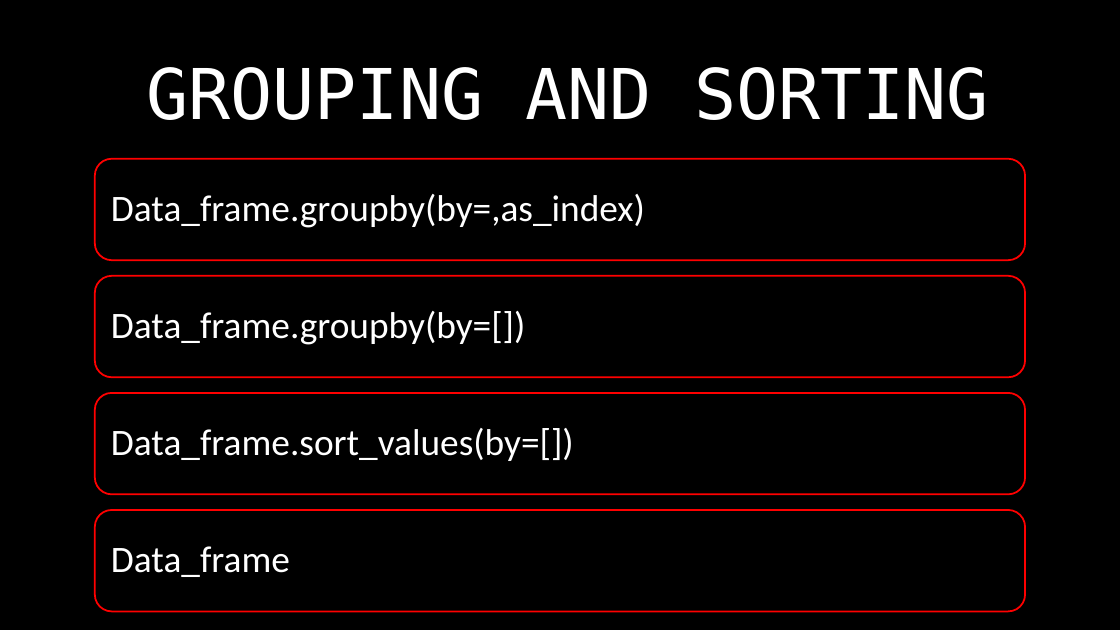
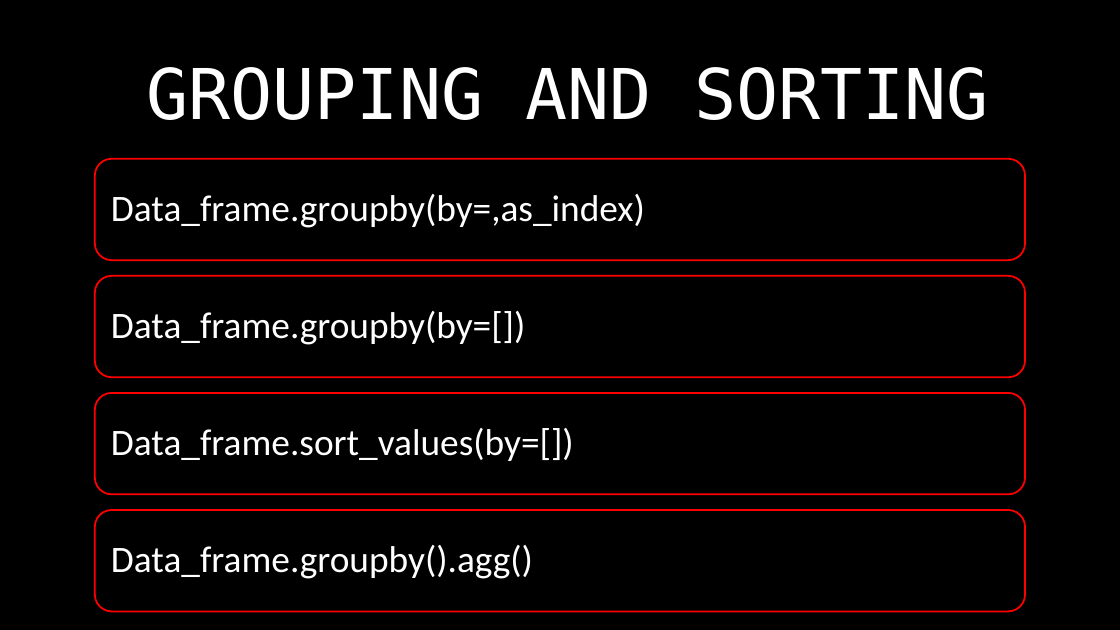
Before and after one commit to VARUN-688/ssc_seminar, a slide deck: slide 8 of DATA CLEANING USING PANDAS.pptx. Drawn at 1120x630 pixels with LibreOffice and Linux fonts; fonts in the diff are those of the drawing; background and template pictures are left out. Boxes give left, top, right and bottom in pixels: in the first picture for what was removed or moved away, otherwise in the second. Text is boxed around its words. In the diff, an @@ line names an element or a change of style, - is before the commit and + after.

```diff
--- a/DATA CLEANING USING PANDAS.pptx
+++ b/DATA CLEANING USING PANDAS.pptx
@@ text at <box>111,545,533,579</box>: text changed @@
-Data_frame
+Data_frame.groupby().agg()
```
Also in this commit, not shown: 3 other slides changed.
